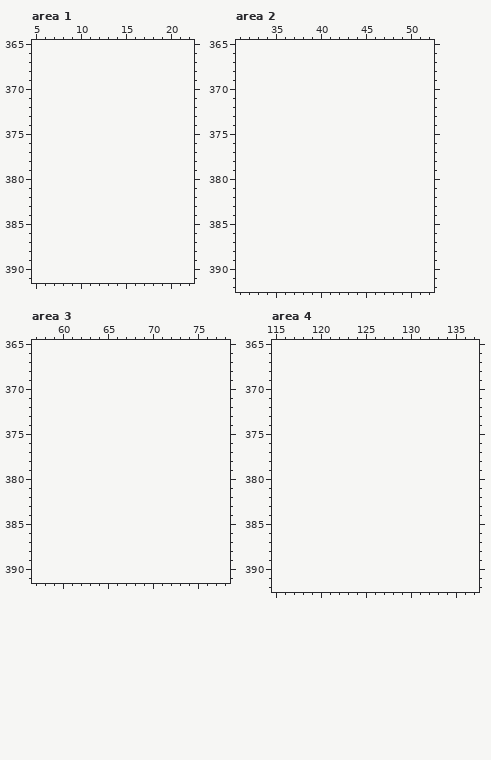
One commit to this pixel-art file: assets/tilesets/rfb-pixel-28/rfb-pixel-28.aseprite. Above is the file before it was changed.
224x336 pixels, 1 frame. Colours within 5 levels of each other are drawn and written as one. Shown: area 1: x 5..22, y 365..391; area 2: x 31..52, y 365..392; area 3: x 57..78, y 365..391; area 4: x 115..137, y 365..392. The old version is drawn lined up with the new one, on the new canvas. The commit also changed other parts of the picture, which this record leaves out.
New version:
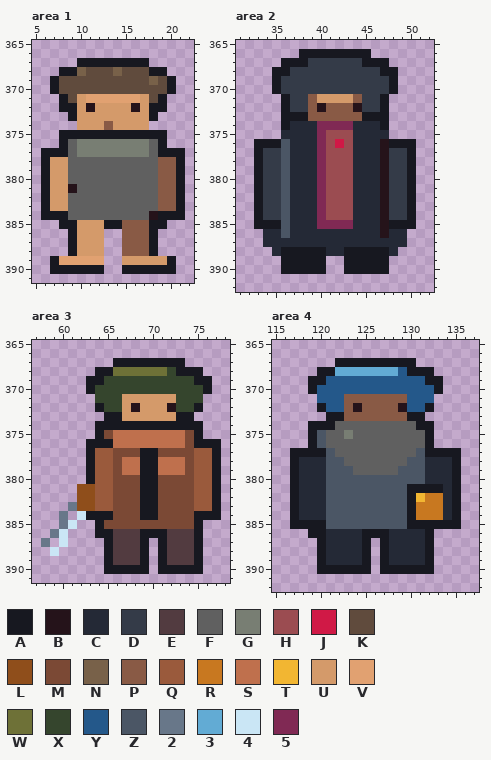
Palette (. is transparent): A #171820  B #25131a  C #242936  D #343b48  E #523b40  F #606060  G #787e73  H #9b4c51  J #d01946  K #604b3d  L #8f4e1b  M #7b4935  N #786149  P #895a45  Q #9a5a3c  R #c87820  S #bf704d  T #f2b632  U #d49a6a  V #e1a171  W #6e7137  X #35452d  Y #24588a  Z #4b5665  2 #687789  3 #62abd4  4 #cae6f5  5 #802954
Edits made:
canvas 224x336 -> 224x448
Area 1:
y 367: x 10..17 ........ -> AAAAAAAA
y 368: x 8..19 ............ -> AANKKKNKKKAA
y 369: x 7..20 .............. -> AKKKKKKKKKKNKA
y 370: x 7..20 .............. -> AKKKKKKKKKKKKA
y 371: x 8..19 ............ -> AKUVVVVVVUKA
y 372: x 8..19 ............ -> AAUBUUUUBUAA
y 373: x 9..18 .......... -> AUUUUUUUUA
y 374: x 10..17 ........ -> UUUPUUUU
y 375: x 8..19 ............ -> AAAAAAAAAAAA
y 376: x 8..19 ............ -> AFGGGGGGGGFA
y 377: x 6..21 ................ -> AAAFGGGGGGGGFAAA
y 378..380: x 6..21 ................ -> AUUFFFFFFFFFFPPA
y 381: x 6..21 ................ -> AUUBFFFFFFFFFPPA
y 382..383: x 6..21 ................ -> AUUFFFFFFFFFFPPA
y 384: x 6..21 ................ -> AAAFFFFFFFFFBAAA
y 385: x 8..19 ............ -> AAUUUAAPPPAA
y 386..388: x 9..12 .... -> AUUU; x 15..18 .... -> PPPA
y 389: x 7..12 ...... -> AVVVVV; x 15..20 ...... -> UUUUUA
y 390: x 7..12 ...... -> AAAAAA; x 15..20 ...... -> AAAAAA
Area 2:
y 366: x 38..45 ........ -> AAAAAAAA
y 367: x 36..47 ............ -> AAADDDDDDAAA
y 368: x 35..48 .............. -> AADDDDDDDDDDAA
y 369..370: x 35..48 .............. -> ADDDDDDDDDDDDA
y 371: x 36..47 ............ -> ADDPUUUUPDDA
y 372: x 36..47 ............ -> ADDPBPPPBDDA
y 373: x 36..47 ............ -> AAAPPPPPPAAA
y 374: x 36..47 ............ -> ACCC5555CCCA
y 375: x 36..47 ............ -> CCCC5HHHCCCC
y 376: x 33..50 .................. -> AAAZCCC5HJHCCCBAAA
y 377..384: x 33..50 .................. -> ADDZCCC5HHHCCCBDDA
y 385: x 33..50 .................. -> AAAZCCC5555CCCBAAA
y 386: x 34..49 ................ -> CCZCCCCCCCCCCBCC
y 387: x 34..49 ................ -> CCCCCCCCCCCCCCCC
y 388: x 35..48 .............. -> CAAAAACCAAAAAC
y 389..390: x 36..40 ..... -> AAAAA; x 43..47 ..... -> AAAAA
Area 3:
y 367: x 66..73 ........ -> AAAAAAAA
y 368: x 64..75 ............ -> AAWWWWWWXAAA
y 369: x 63..76 .............. -> AAXXXXXXXXXXAA
y 370: x 63..76 .............. -> AXXXXXXXXXXXXA
y 371: x 64..75 ............ -> XXXUUUUUUXXX
y 372: x 64..75 ............ -> AXXUBUUUBXXA
y 373: x 65..74 .......... -> AAUUUUUUAA
y 374: x 64..75 ............ -> AAAAAAAAAAAA
y 375: x 64..75 ............ -> AMSSSSSSSSMA
y 376: x 63..77 ............... -> AAASSSSSSSSMAAA
y 377: x 63..77 ............... -> AQQMMMAAMMMMQQA
y 378..379: x 63..77 ............... -> AQQMSSAASSSMQQA
y 380: x 63..77 ............... -> AQQMMMAAMMMMQQA
y 381..382: x 62..77 ................ -> LLQQMMMAAMMMMQQA
y 383: x 61..77 ................. -> 2LLQQMMMAAMMMMQQA
y 384: x 60 . -> 2; x 62..77 ................ -> 4AAAMMMAAMMMMAAA
y 385: x 60..61 .. -> 24; x 64..75 ............ -> AMMMMMMMMMMA
y 386: x 59..60 .. -> 24; x 64..75 ............ -> AAEEEAAAEEEA
y 387: x 58 . -> 2; x 60 . -> 4; x 65..69 ..... -> AEEEA; x 71..75 ..... -> AEEEA
y 388: x 59 . -> 4; x 65..69 ..... -> AEEEA; x 71..75 ..... -> AEEEA
y 389: x 65..69 ..... -> AEEEA; x 71..75 ..... -> AEEEA
y 390: x 65..69 ..... -> AAAAA; x 71..75 ..... -> AAAAA
Area 4:
y 367: x 122..130 ......... -> AAAAAAAAA
y 368: x 120..132 ............. -> AA3333333YAAA
y 369: x 119..133 ............... -> AAYYYYYYYYYYYAA
y 370: x 119..133 ............... -> AYYYYYYYYYYYYYA
y 371: x 120..132 ............. -> YYYPPPPPPPYYY
y 372: x 120..132 ............. -> AYYPBPPPPBYYA
y 373: x 121..131 ........... -> AAPPPPPPPAA
y 374: x 119..132 .............. -> AAAFFFFFFFFFAA
y 375: x 119..132 .............. -> AZFFGFFFFFFFFA
y 376: x 119..132 .............. -> AZFFFFFFFFFFFA
y 377: x 117..135 ................... -> AAAAZFFFFFFFFFZAAAA
y 378: x 117..135 ................... -> ACCCZZFFFFFFFZZCCCA
y 379: x 117..135 ................... -> ACCCZZZFFFFFZZZCCCA
y 380: x 117..135 ................... -> ACCCZZZZZZZZZZZCCCA
y 381: x 117..135 ................... -> ACCCZZZZZZZZZAAAACA
y 382: x 117..135 ................... -> ACCCZZZZZZZZZATRRCA
y 383..384: x 117..135 ................... -> ACCCZZZZZZZZZARRRCA
y 385: x 117..135 ................... -> AAAAZZZZZZZZZAAAAAA
y 386: x 119..132 .............. -> AACCCCAAACCCCA
y 387..389: x 120..125 ...... -> ACCCCA; x 127..132 ...... -> ACCCCA
y 390: x 120..125 ...... -> AAAAAA; x 127..132 ...... -> AAAAAA
